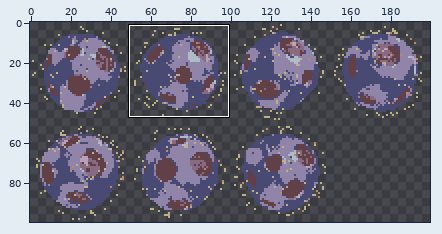
Edited in one commit: sprite sheet (assets/img/AsteroidSpritesheet.png). The picture above shows the old version from afar; the outline marks the close-up.
Close-up. Before:
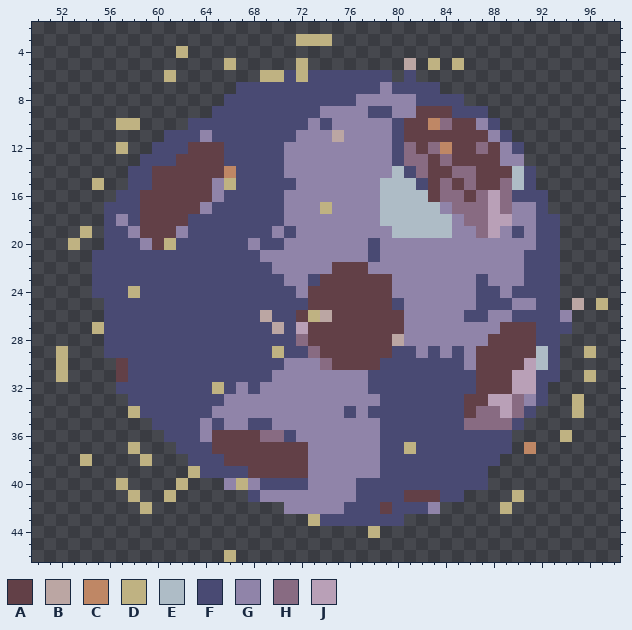
The file is 200x100 pixels. Pixels under 10% opacity are left out. Colours within 5 levels of each other are drawn and written as one. Shown: x 50..98, y 2..46. The commit also changed other parts of the picture, which this record leaves out.
Palette (. is transparent): A #624047  B #bba6a3  C #bf8765  D #bfb282  E #aebcc6  F #494a73  G #9084a9  H #886b82  J #b9a0b7
Pixels before, first column x 52:
 3 ....................DDD.......................
 4 ..........D...................................
 5 ..............D.....D........B.D.D............
 6 .........D.......DDFDFFFFFFF.F................
 7 ...............FFFFFFFFFFFFGFFFF..............
 8 ..............FFFFFFFFFFFGGGGGFFFF............
 9 .............FFFFFFFFFGGGGFFGGAAAFFF..........
10 .....DD....FFFFFFFFFFGFGGGGGFAACHAAGF.........
11 .........FFFGFFFFFFFGGGBGGGGFAAAAAAAGF........
12 .....D..FFFAAAFFFFFGGGGGGGGGFHAHCAAHAGF.......
13 .......FFFAAAAFFFFFGGGGGGGGGFHHAHAAAAGG.......
14 ......FFAAAAAACFFFFGGGGGGGGGEFHAAHHAAAEF......
15 ...D..FFAAAAAGDFFFFFGGGGGGGEEEFAHAHAAHEF......
16 .....FFAAAAAAGFFFFFGGGGGGGGEEEEAHHAHJHFFF.....
17 ....FFFAAAAAGFFFFFFGGGDGGGGEEEEEGHHHJHGGF.....
18 ....FGFAAAAFFFFFFFFGGGGGGGGEEEEEEGHHJJGGFF....
19 ..D.FFGAAAGFFFFFFFGFGGGGGGGGEEEEEGGHJGFGFF....
20 .D..FFFGADFFFFFFGFFGGGGGGGFGGGGGGGGGGGGGFF....
21 ...FFFFFFFFFFFFFFGGGGGGGGGFGGGGGGGGGGGGFFF....
22 ...FFFFFFFFFFFFFFFGGGGGAAAGGGGGGGGGGGGGFFF....
23 ...FFFFFFFFFFFFFFFFGGFAAAAAAGGGGGGGFGGGFFF....
24 ...FFFDFFFFFFFFFFFFFGAAAAAAAGGGGGGGFFGFFFF....
25 ....FFFFFFFFFFFFFFFFFAAAAAAAFGGGGGGFFFGGFF.B.D
26 ....FFFFFFFFFFFFFBFFADBAAAAAAGGGGGFFGGFFFFG...
27 ...DFFFFFFFFFFFFFFBFJAAAAAAAAGGGGGGGGAAAFFF...
28 ....FFFFFFFFFFFFFFFFHAAAAAAABGGGGGGGAAAAFF....
29 D...FFFFFFFFFFFFFFDFFHAAAAAAFFGFGFGAAAAAEF..D.
30 D....AFFFFFFFFFFFFFGGGHAAAAFFFFFFFGAAAAJEF....
31 D....AFFFFFFFFFFFFGGGGGGGGFFFFFFFFFAAAJJFF..D.
32 .....FFFFFFFFDFGFGGGGGGGGGFFFFFFFFFAAAJJF.....
33 ......FFFFFFFFGGGGGGGGGGGGGFFFFFFFAAJJHGF..D..
34 ......DFFFFFFGGGGGGGGGGGFGFFFFFFFFAHHJHF...D..
35 ........FFFFGFGGFFGGGGGGGGGFFFFFFFHHHHF.......
36 .........FFFGAAAAHHFGGGGGGGFFFFFFFFFFF....D...
37 ......D...FFFAAAAAAAAGGGGGGFFDFFFFFFFF.C......
38 ..D....D...FFFAAAAAAAGGGGGGFFFFFFFFFF.........
39 ...........DFFFFAAAAAGGGGGGFFFFFFFFF..........
40 .....D....D...GDGFFFFGGGGFFFFFFFFFFF..........
41 ......D..D......FGGGGGGGGFFFFAAAFF....D.......
42 .......D...........GGGGGFFFAFFFG.....D........
43 .....................DFFFFFFF.................
44 ..........................D...................
45 ..............................................
46 ..............D...............................
New version:
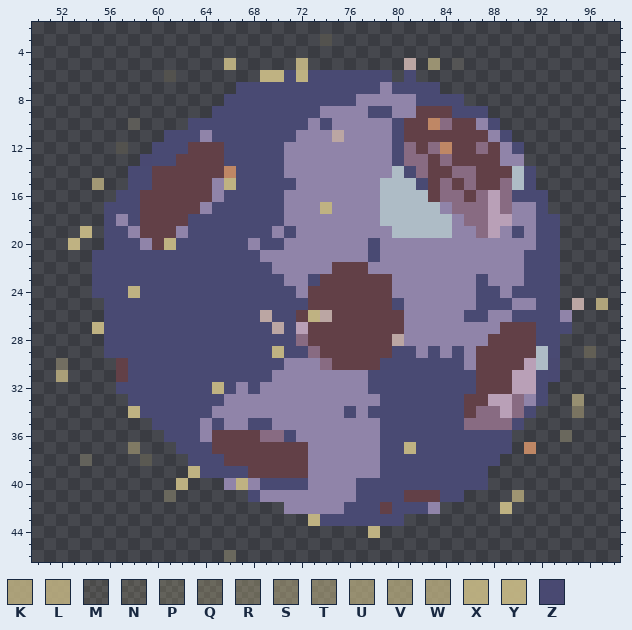
Colours new in this view: K #bfb182d7  L #bfb182df  M #bfb28220  N #bfb28230  P #bfb2823e  Q #bfb2824c  R #bfb2825c  S #bfb2827a  T #bfb28287  U #bfb282ab  V #bfb282b1  W #bfb282c1  X #bfb282f2  Y #bfb282f9  Z #494973f7
Changes in this commit:
{"y":3,"x":72,"old":"DDD","new":"..N"}
{"y":4,"x":62,"old":"D","new":"."}
{"y":5,"x":66,"old":"D","new":"X"}
{"y":5,"x":72,"old":"D","new":"X"}
{"y":5,"x":83,"old":"D","new":"V"}
{"y":5,"x":85,"old":"D","new":"M"}
{"y":6,"x":61,"old":"D","new":"N"}
{"y":10,"x":57,"old":"DD","new":".N"}
{"y":12,"x":57,"old":"D","new":"N"}
{"y":13,"x":59,"old":"F","new":"Z"}
{"y":15,"x":55,"old":"D","new":"W"}
{"y":25,"x":97,"old":"D","new":"L"}
{"y":29,"x":52,"old":"D","new":"."}
{"y":29,"x":96,"old":"D","new":"Q"}
{"y":30,"x":52,"old":"D","new":"R"}
{"y":30,"x":93,"old":"F","new":"Z"}
{"y":31,"x":52,"old":"D","new":"K"}
{"y":31,"x":93,"old":"F","new":"Z"}
{"y":31,"x":96,"old":"D","new":"."}
{"y":33,"x":95,"old":"D","new":"U"}
{"y":34,"x":95,"old":"D","new":"S"}
{"y":36,"x":94,"old":"D","new":"Q"}
{"y":37,"x":58,"old":"D","new":"T"}
{"y":38,"x":54,"old":"D","new":"P"}
{"y":38,"x":59,"old":"D","new":"P"}
{"y":40,"x":57,"old":"D","new":"."}
{"y":40,"x":62,"old":"D","new":"Y"}
{"y":41,"x":58,"old":"D","new":"."}
{"y":41,"x":61,"old":"D","new":"Q"}
{"y":41,"x":90,"old":"D","new":"W"}
{"y":42,"x":59,"old":"D","new":"."}
{"y":46,"x":66,"old":"D","new":"Q"}
